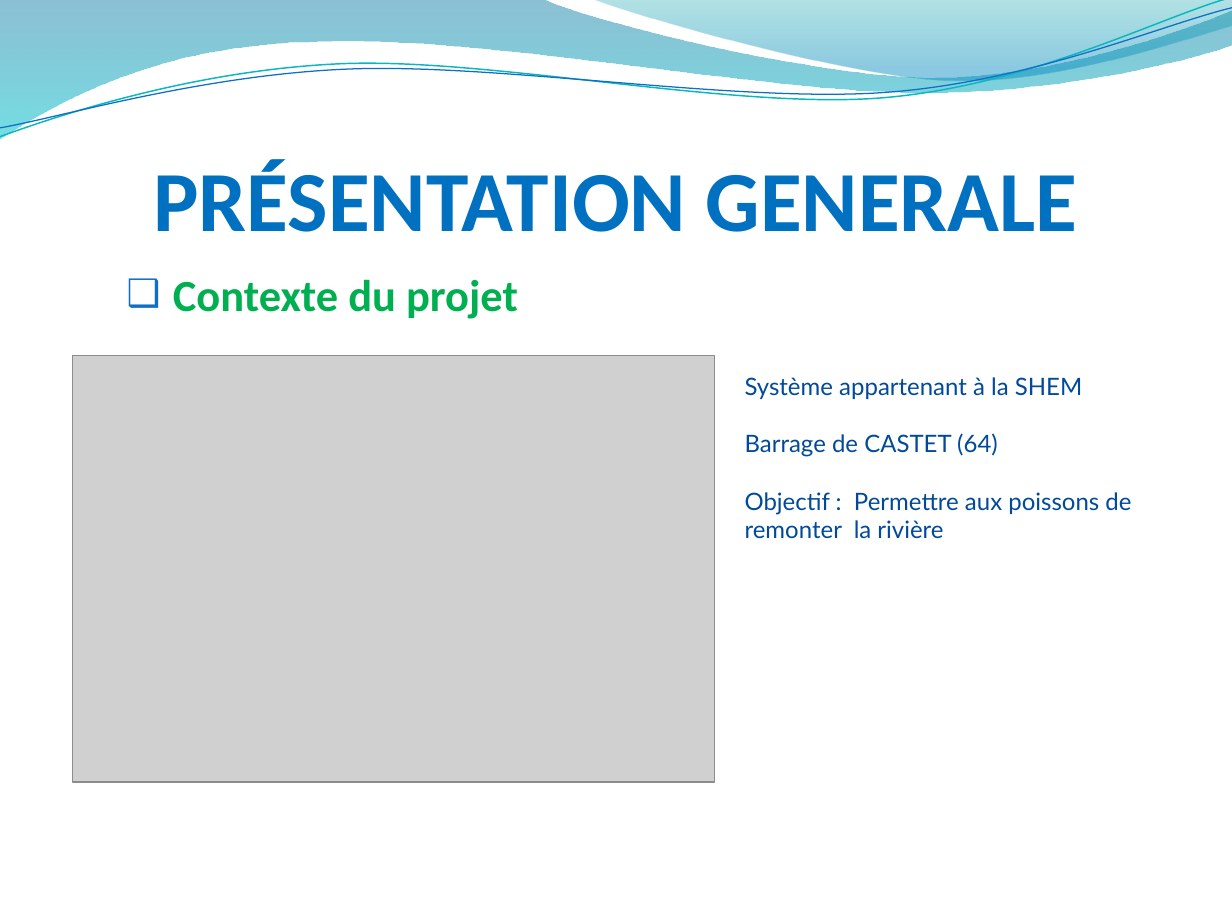
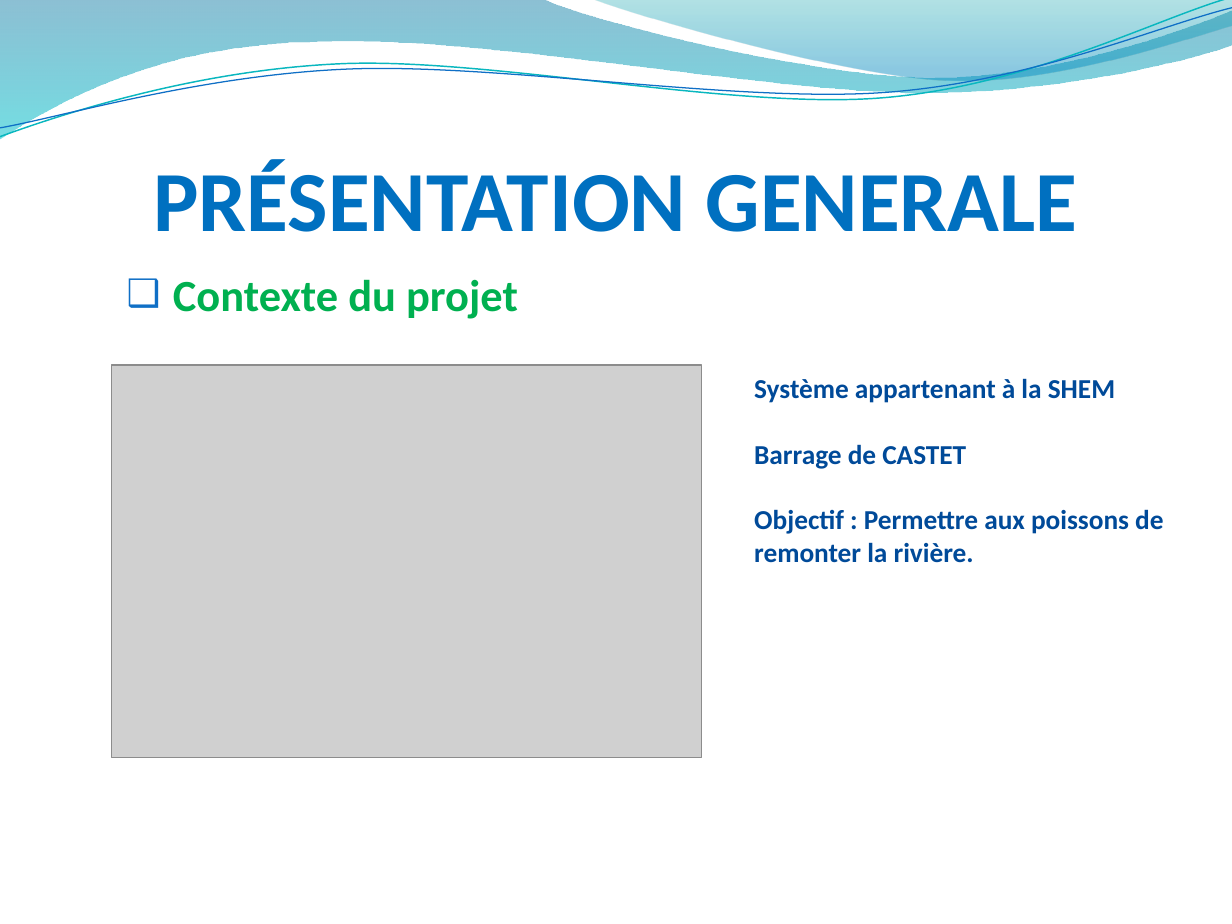
Before and after one commit to hardware/AscenseurPoissons, a slide deck: slide 3 of REVUES/REVUE ANALYSE/RevueAnalysePPT.pptx. Drawn at 1232x924 pixels with LibreOffice and Linux fonts; fonts in the diff are those of the drawing; grey boxes stand for pictures; background and template pictures are left out. Boxes give left, top, right and bottom in pixels: in the first picture for what was removed or moved away, otherwise in the second. Text is boxed around its words. In the diff, an @@ line names an element or a change of style, - is before the commit and + after.

```diff
--- a/REVUES/REVUE ANALYSE/RevueAnalysePPT.pptx
+++ b/REVUES/REVUE ANALYSE/RevueAnalysePPT.pptx
@@ picture: place and size @@
-picture at bbox=[73, 355, 715, 782]
+picture at bbox=[112, 365, 702, 758]
@@ text "Système appartenant à la SHEM": place and size @@
-text "Système appartenant à la SHEM" at bbox=[745, 377, 1131, 538]
+text "Système appartenant à la SHEM" at bbox=[754, 378, 1163, 563]
@@ text at bbox=[754, 378, 1115, 403]: size 14 to 16 pt, font Lato to Calibri, bold on in "Système appartenant à la SHEM" @@
@@ text at bbox=[754, 444, 1163, 563]: text changed; size 14 to 16 pt; font Lato to Calibri; bold on @@
-Barrage de CASTET (64)
-Objectif : Permettre aux poissons de remonter la rivière
+Barrage de CASTET
+Objectif : Permettre aux poissons de remonter la rivière.
```
Also in this commit, not shown: 8 other slides changed, 1 slide added, 3 slides removed.
